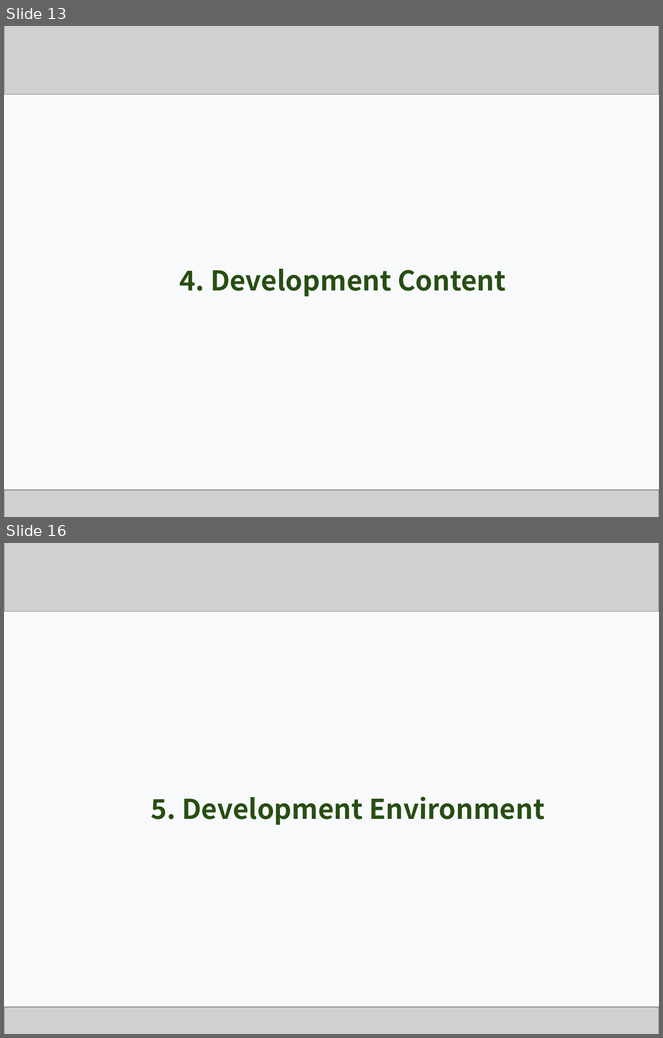
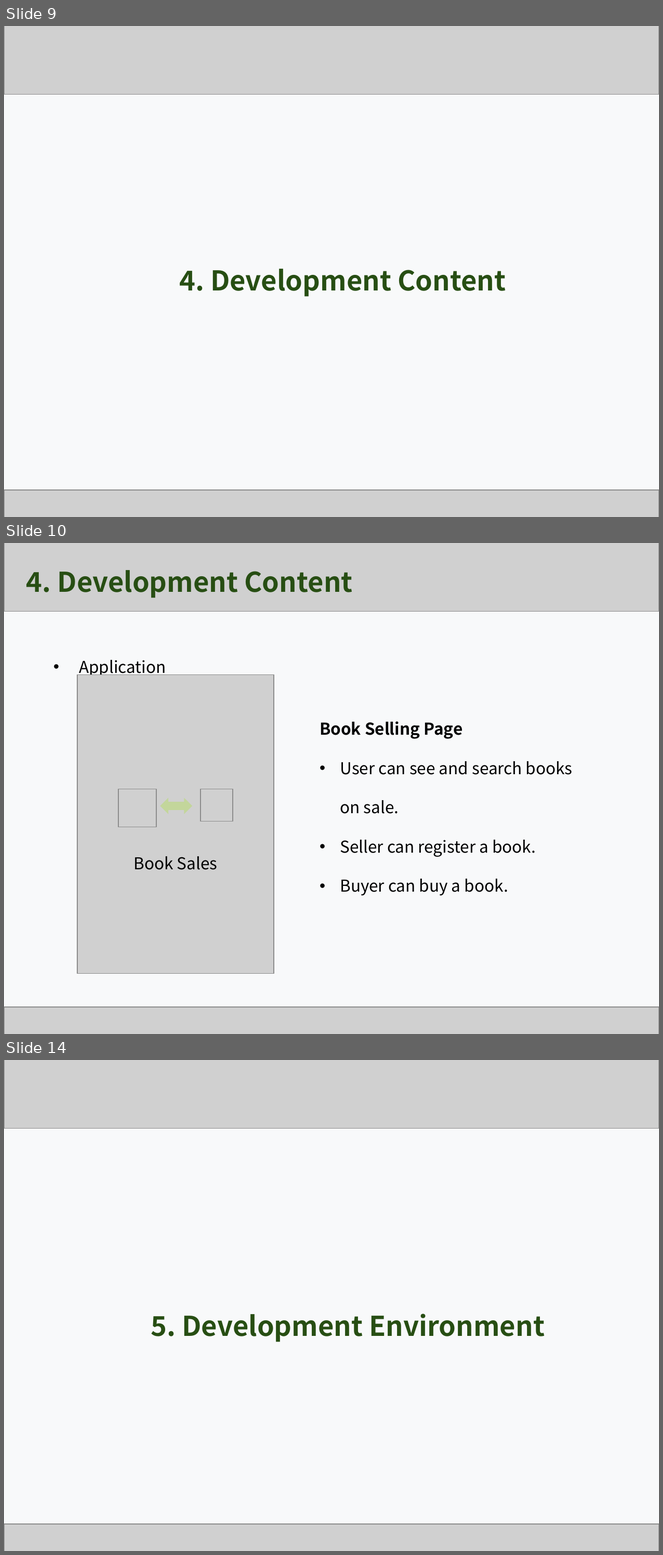
Before and after one commit to Team-GoNaMi/Docs, a slide deck: PPT/Team1_Presentation Material_3rd Week.pptx. Shown one above the other, each under a label of ours: slides 13 and 16 before the commit, slides 9, 10 and 14 after it; the slides between them are not shown. The pictures are 663x1038 and 663x1555 pixels, drawn with LibreOffice and Linux fonts; fonts in the diff are those of the drawing; grey boxes stand for pictures. Boxes give left, top, right and bottom in pixels: in the first picture for what was removed or moved away, otherwise in the second. Text is boxed around its words. In the diff, an @@ line names an element or a change of style, - is before the commit and + after.

```diff
--- a/PPT/Team1_Presentation Material_3rd Week.pptx
+++ b/PPT/Team1_Presentation Material_3rd Week.pptx
@@ slide 10 added at [4, 543, 659, 1034], background #F8F9FA @@
@@ picture added at [4, 543, 659, 572] @@
@@ picture added at [4, 543, 659, 611] @@
@@ text added at [26, 570, 352, 598], 30 pt, text #274E13, bold @@
+4. Development Content
@@ text added at [79, 660, 166, 678], 18 pt, text #000000 @@
+• Application
@@ text added at [320, 721, 573, 896], 18 pt, text #000000 @@
+Book Selling Page
+• User can see and search books on sale.
+• Seller can register a book.
+• Buyer can buy a book.
@@ group added at [77, 675, 274, 974]: 3 pictures, 1 left right arrow @@
@@ text added at [134, 857, 218, 870], 18 pt, text #000000 @@
+Book Sales
@@ picture added at [4, 1007, 659, 1034] @@
@@ what was slide 13 is now slide 9 @@
@@ what was slide 16 is now slide 14 @@
```
Also in this commit, not shown: 6 slides changed, 8 other slides added, 10 slides removed, 2 other files.
